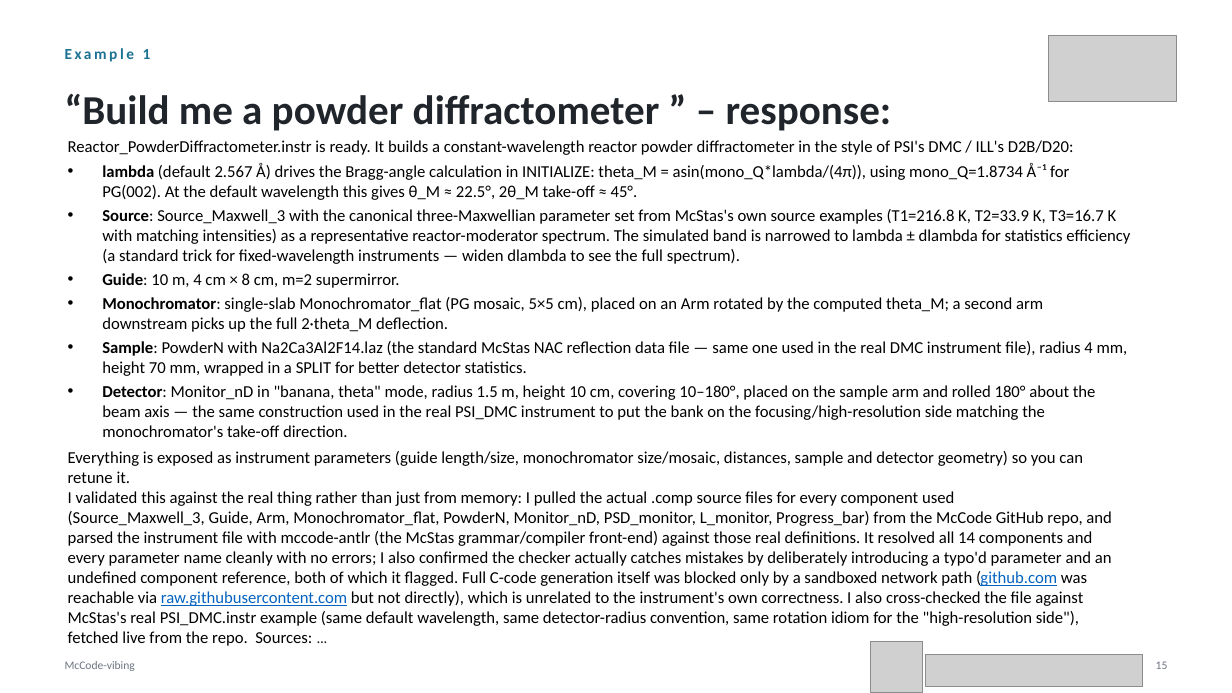
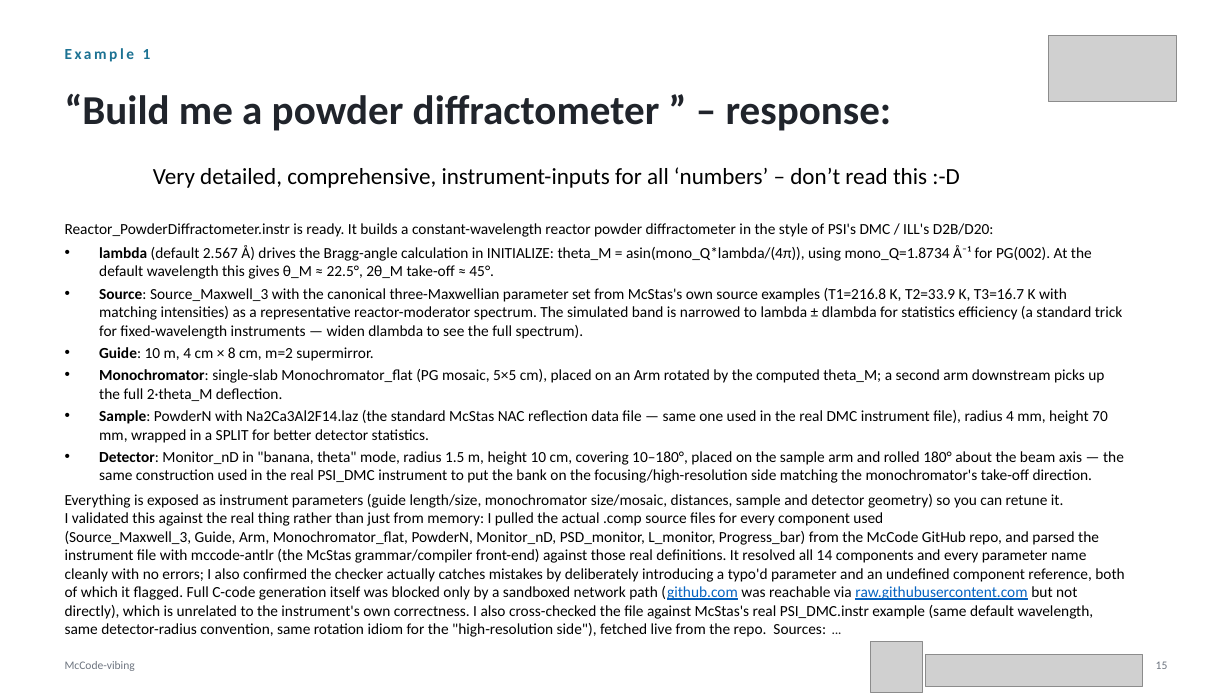
Before and after one commit to mccode-dev/PaNRAID, a slide deck: slide 4 of 21_September_Monday/02_Intro_and_General_Concepts/Vibe/Vibing.pptx. Drawn at 1232x693 pixels with LibreOffice and Linux fonts; fonts in the diff are those of the drawing; grey boxes stand for pictures. Boxes give left, top, right and bottom in pixels: in the first picture for what was removed or moved away, otherwise in the second. Text is boxed around its words. In the diff, an @@ line names an element or a change of style, - is before the commit and + after.

```diff
--- a/21_September_Monday/02_Intro_and_General_Concepts/Vibe/Vibing.pptx
+++ b/21_September_Monday/02_Intro_and_General_Concepts/Vibe/Vibing.pptx
@@ text added at (153, 167, 959, 188), 18 pt, text #000000 @@
+Very detailed, comprehensive, instrument-inputs for all ‘numbers’ – don’t read this :-D
@@ text "Reactor_PowderDiffractometer.instr is ready. It builds ...": place and size @@
-text "Reactor_PowderDiffractometer.instr is ready. It builds ..." at (68, 140, 1130, 646)
+text "Reactor_PowderDiffractometer.instr is ready. It builds ..." at (65, 223, 1124, 637)
@@ text "Reactor_PowderDiffractometer.instr is ready. It builds ..." at (65, 223, 1124, 637): size 13 to 12 pt @@
```
Also in this commit, not shown: 2 other slides changed, 5 other files.
